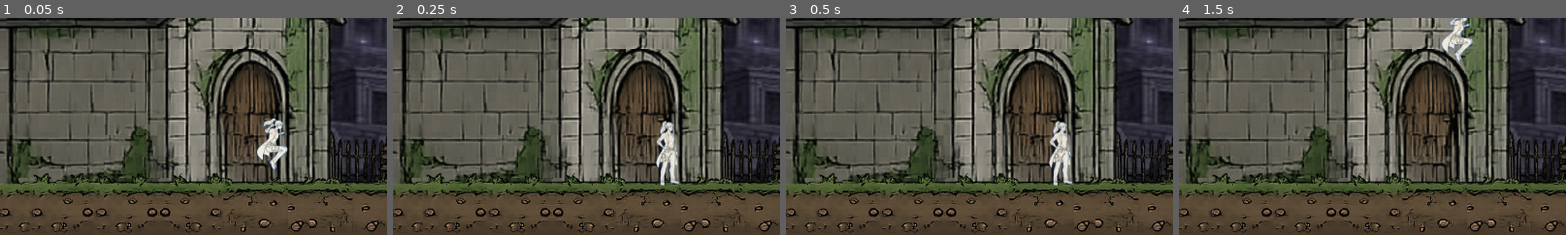
Above: before the commit, frames 1-4 (left to right).
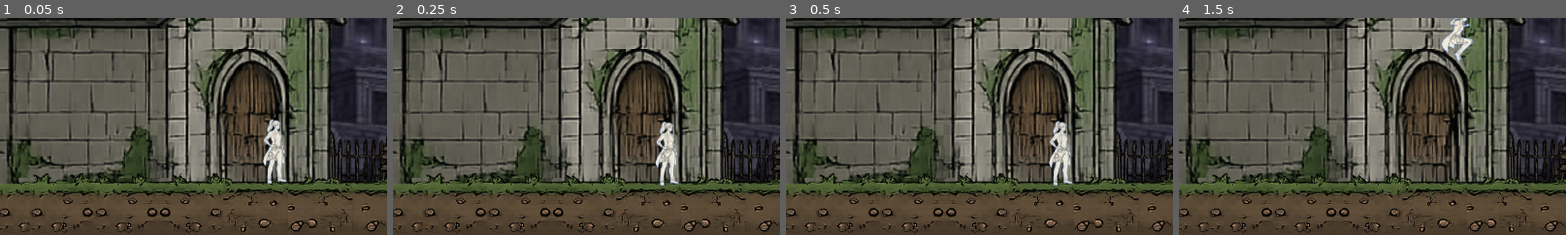
Above: after the commit, the same moments.

Repository: rocket180406/project-z
Game: Godot game, scene res://environment/environment.tscn
Same seed, same stepped clock (60 frames per second), same inputs: the game is played once before the commit and once after it.
Inputs:
- Up to frame 1 (0.05 s): no input
- Up to frame 2 (0.25 s): no input
- Up to frame 3 (0.5 s): no input
- Up to frame 4 (1.5 s): tap D (mover_der) at 0.6, 1.35 s; tap Space (saltar) at 0.77 s
The pictures show only the part of the screen within x 0-50%, y 50-100%; the shares and areas given below are measured in that part.

The runs differ from the first frame. In frame 1, 1.2% of the frame differs, in the area x 66-75%, y 45-77%; in frame 2, 0.5%; in frame 3, nothing differs; in frame 4, nothing differs.

Commit message:
animacion personaje acabado

Diff:
--- a/daxis/player/jugador1.tscn
+++ b/daxis/player/jugador1.tscn
@@ -12,10 +12,6 @@
 [sub_resource type="AtlasTexture" id="AtlasTexture_r00h3"]
 atlas = ExtResource("1_8s8j1")
 region = Rect2(82, 0, 82, 101)
-
-[sub_resource type="AtlasTexture" id="AtlasTexture_5c4yl"]
-atlas = ExtResource("3_uluay")
-region = Rect2(164, 0, 82, 101)
 
 [sub_resource type="AtlasTexture" id="AtlasTexture_oaqe1"]
 atlas = ExtResource("3_uluay")
@@ -67,9 +63,6 @@
 "speed": 5.0
 }, {
 "frames": [{
-"duration": 1.0,
-"texture": SubResource("AtlasTexture_5c4yl")
-}, {
 "duration": 1.0,
 "texture": SubResource("AtlasTexture_oaqe1")
 }, {
@@ -123,8 +116,8 @@
 
 [node name="ani_j1" type="AnimatedSprite2D" parent="." unique_id=1111112588]
 sprite_frames = SubResource("SpriteFrames_vjdt2")
-animation = &"jump"
-frame_progress = 0.9824126
+animation = &"idle"
+frame_progress = 0.39701656
 metadata/_edit_group_ = true
 
 [node name="CollisionShape2D" type="CollisionShape2D" parent="." unique_id=1795544347]
--- a/daxis/player/jugador_1.gd
+++ b/daxis/player/jugador_1.gd
@@ -12,15 +12,15 @@
 @onready var ani_player = $ani_j1
 
 func update_animation(input_axis):
-	if input_axis !=0:
-		# velocidad de la animación será dependiente de la velocidad
-		ani_player.speed_scale = velocity.length()/100
-		ani_player.flip_h = (input_axis<0)
+	if not is_on_floor():
+		if velocity.y < 0:
+			ani_player.play("jump")
+	elif input_axis != 0:
+		ani_player.speed_scale = abs(velocity.x)/100
+		ani_player.flip_h = (input_axis < 0)
 		ani_player.play("run")
-	elif not is_on_floor():
-		ani_player.play("jump")
 	else:
-		ani_player.speed_scale=1
+		ani_player.speed_scale = 1
 		ani_player.play("idle")
 
 func _physics_process(delta: float) -> void:
